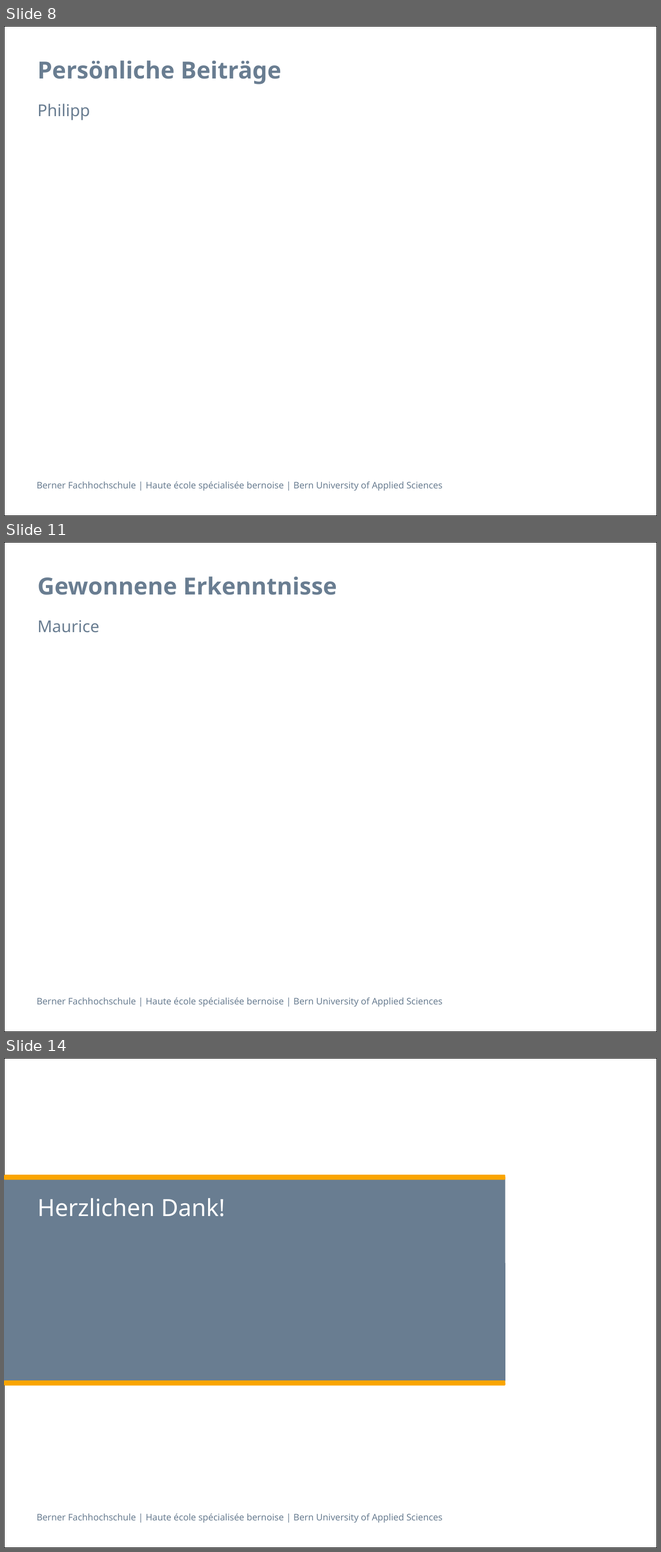
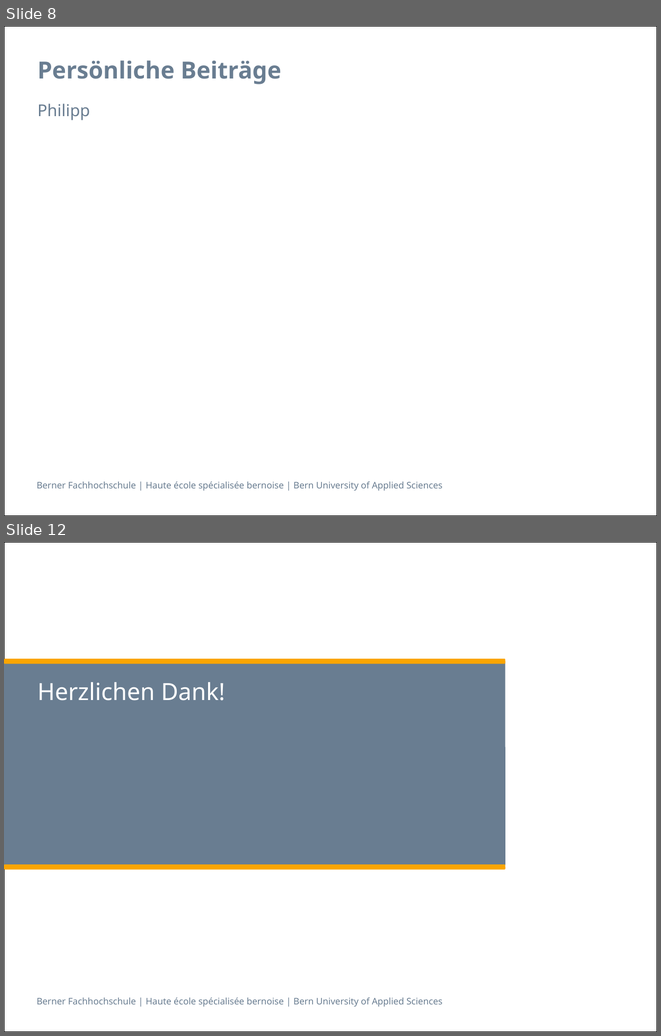
Before and after one commit to zyssm4/ch.bfh.btx8081.w2015.red, a slide deck: doc/Task14/task14_presentation Schlurp.pptx. Shown one above the other, each under a label of ours: slides 8, 11 and 14 before the commit, slides 8 and 12 after it; the slides between them are not shown. The pictures are 661x1552 and 661x1036 pixels, drawn with LibreOffice and Linux fonts; fonts in the diff are those of the drawing. Boxes give left, top, right and bottom in pixels: in the first picture for what was removed or moved away, otherwise in the second. Text is boxed around its words. In the diff, an @@ line names an element or a change of style, - is before the commit and + after.

```diff
--- a/doc/Task14/task14_presentation Schlurp.pptx
+++ b/doc/Task14/task14_presentation Schlurp.pptx
@@ slide 11 removed at (4,542,657,1032), background #FFFFFF; not listed: 2 template elements that a slide beside it also shows @@
@@ title removed at (37,576,337,595) @@
-Gewonnene Erkenntnisse
@@ text removed at (37,620,99,633) @@
-Maurice
@@ what was slide 14 is now slide 12 @@
```
Also in this commit, not shown: 2 slides changed, 3 slides added, 4 other slides removed.
